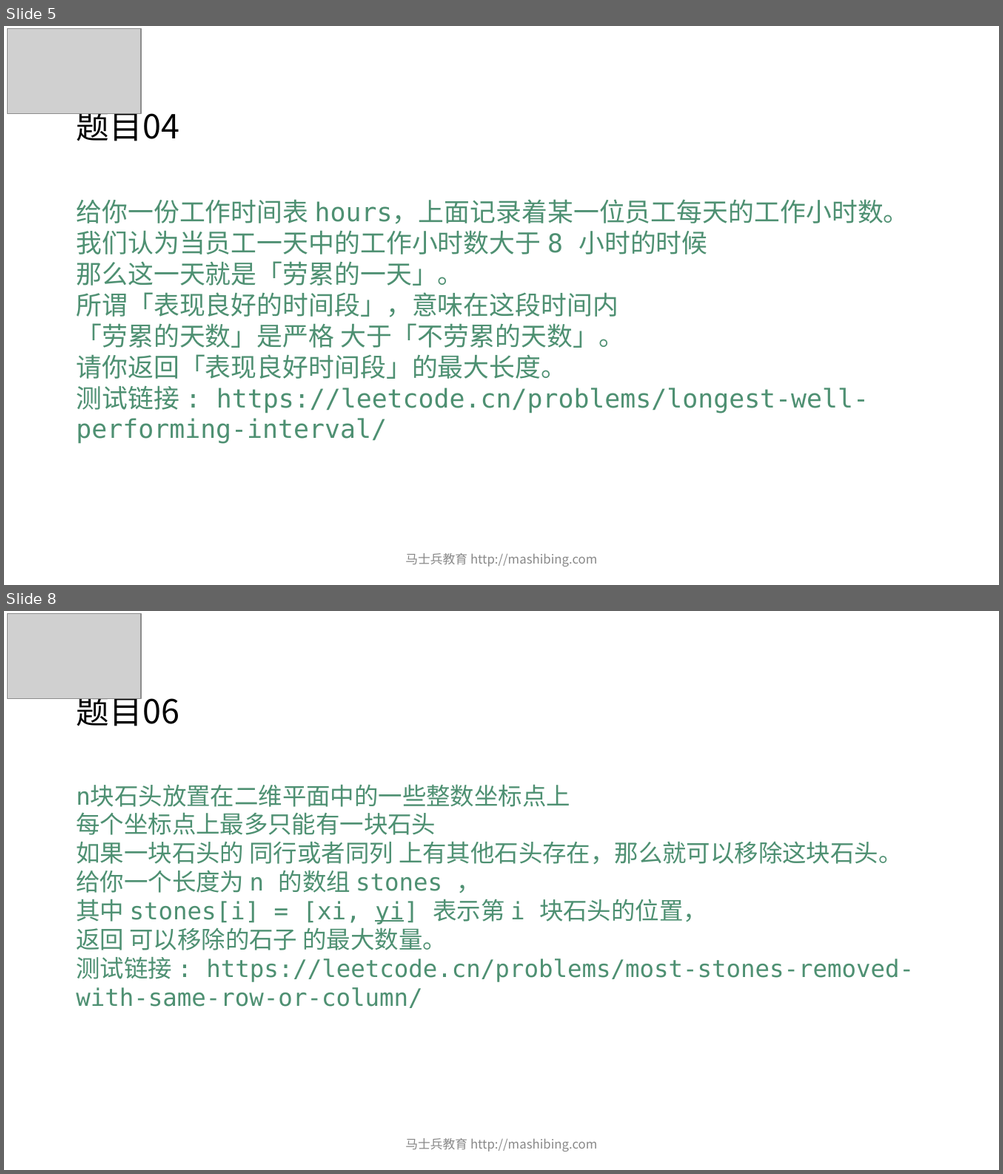
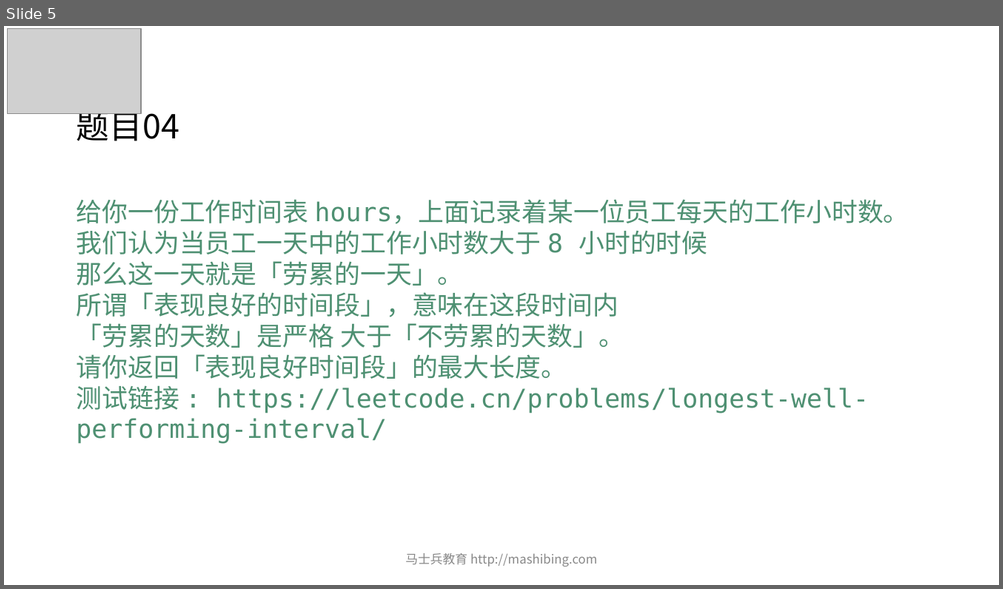
Before and after one commit to wblksheep/algorithm-zuo-msb-code, a slide deck: MCA算法突击课/第03期/ppt/powerpoint/第05节 .pptx. Shown one above the other, each under a label of ours: slides 5 and 8 before the commit, slide 5 after it; the slides between them are not shown. The pictures are 1003x1174 and 1003x589 pixels, drawn with LibreOffice and Linux fonts; fonts in the diff are those of the drawing; grey boxes stand for pictures. Boxes give left, top, right and bottom in pixels: in the first picture for what was removed or moved away, otherwise in the second. Text is boxed around its words. In the diff, an @@ line names an element or a change of style, - is before the commit and + after.

```diff
--- a/MCA算法突击课/第03期/ppt/powerpoint/第05节 .pptx
+++ b/MCA算法突击课/第03期/ppt/powerpoint/第05节 .pptx
@@ slide 8 removed at [4,611,999,1170], background #FFFFFF @@
@@ picture removed at [8,614,142,699] @@
@@ title removed at [76,690,179,726] @@
-题目06
@@ text removed at [76,785,913,1008] @@
-n块石头放置在二维平面中的一些整数坐标点上
-每个坐标点上最多只能有一块石头
-如果一块石头的 同行或者同列 上有其他石头存在，那么就可以移除这块石头。
-给你一个长度为 n 的数组 stones ，
-其中 stones[i] = [xi, yi] 表示第 i 块石头的位置，
-返回 可以移除的石子 的最大数量。
-测试链接 : https://leetcode.cn/problems/most-stones-removed-with-same-row-or-column/
@@ text removed at [405,1139,597,1152] @@
-马士兵教育 http://mashibing.com
```
Also in this commit, not shown: 2 slides changed, 3 other slides removed, 1 other file.
